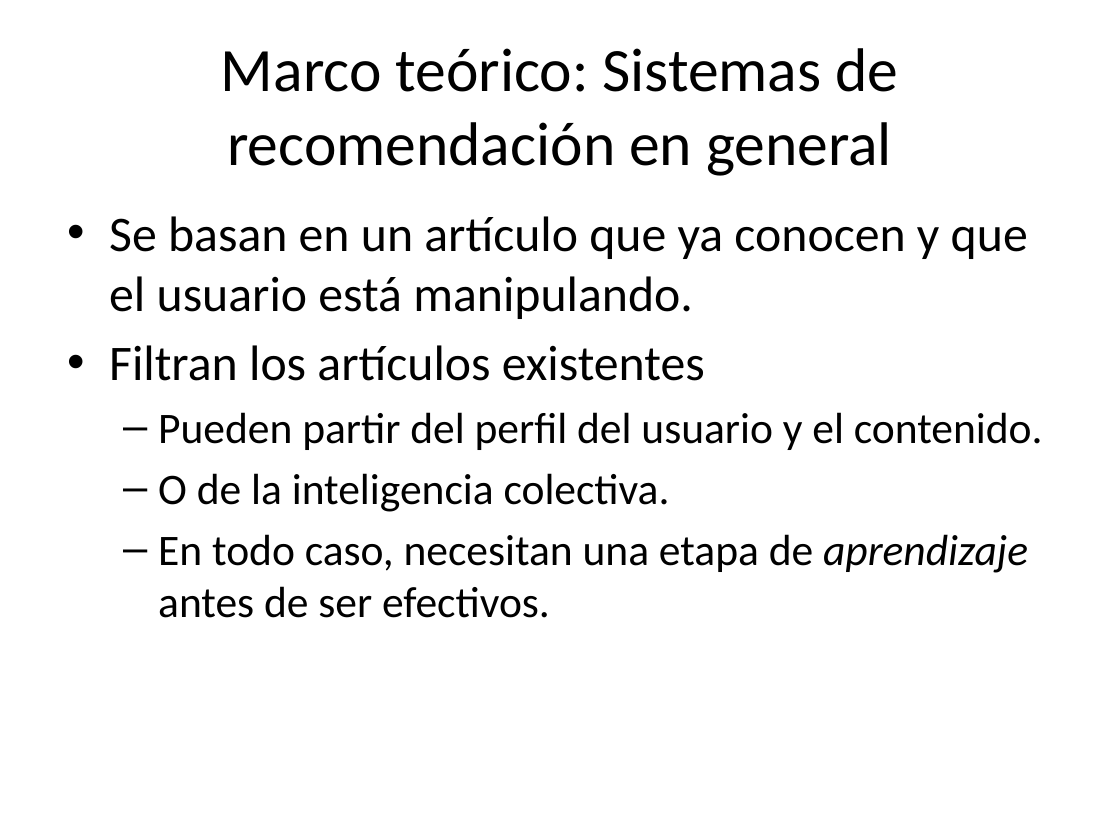
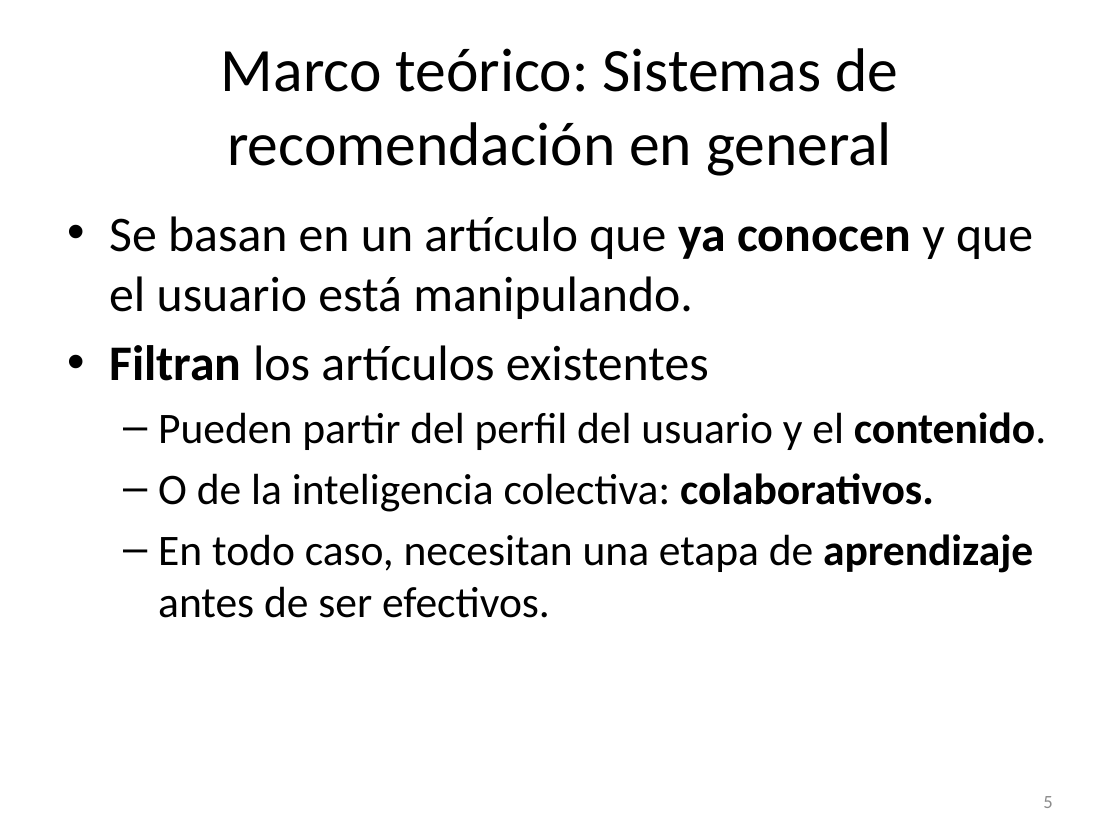
Before and after one commit to lfborjas/Lebrixen, a slide deck: slide 5 of Expo.pptx. Drawn at 1120x840 pixels with LibreOffice and Linux fonts; fonts in the diff are those of the drawing. Boxes give left, top, right and bottom in pixels: in the first picture for what was removed or moved away, otherwise in the second. Text is boxed around its words. In the diff, an @@ line names an element or a change of style, - is before the commit and + after.

```diff
--- a/Expo.pptx
+++ b/Expo.pptx
@@ text at [109, 216, 1046, 618]: bold on in "ya conocen", "Filtran", "contenido.", "aprendizaje"; italic off in "aprendizaje" @@
@@ text at [158, 473, 934, 512]: text changed @@
-  – O de la inteligencia colectiva.
+  – O de la inteligencia colectiva: colaborativos.
@@ page number added at [1043, 796, 1052, 808], 12 pt, text #8C8C8C @@
+5
```
Also in this commit, not shown: 14 other slides changed, 1 slide added, 1 slide removed, 1 other file.
